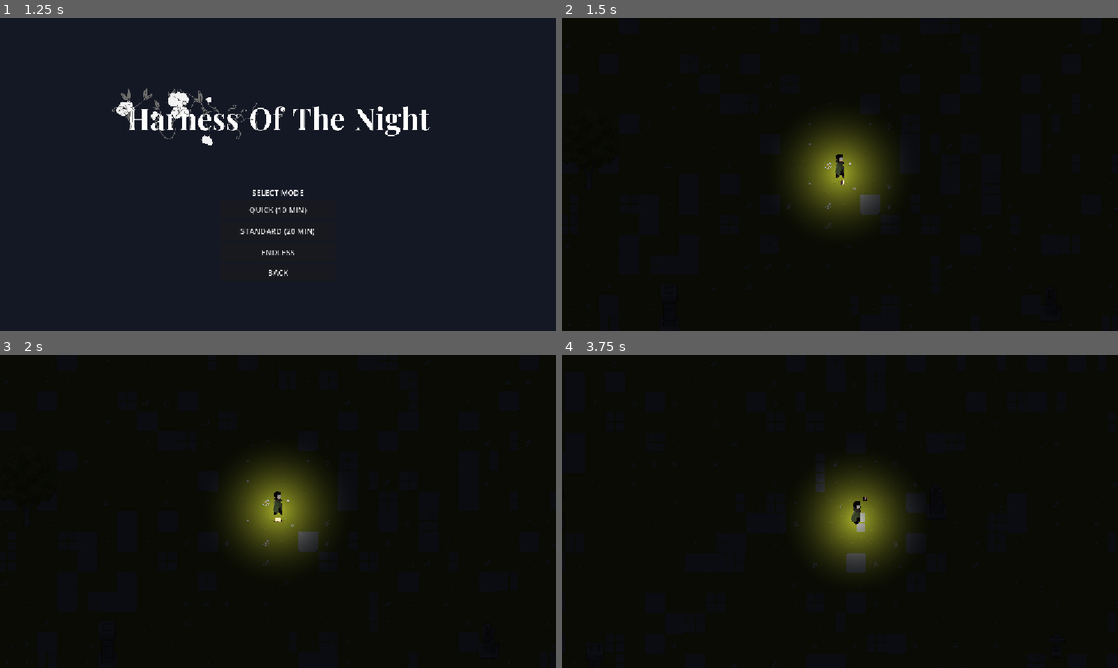
Above: before the commit, frames 1-4 (two rows, left to right).
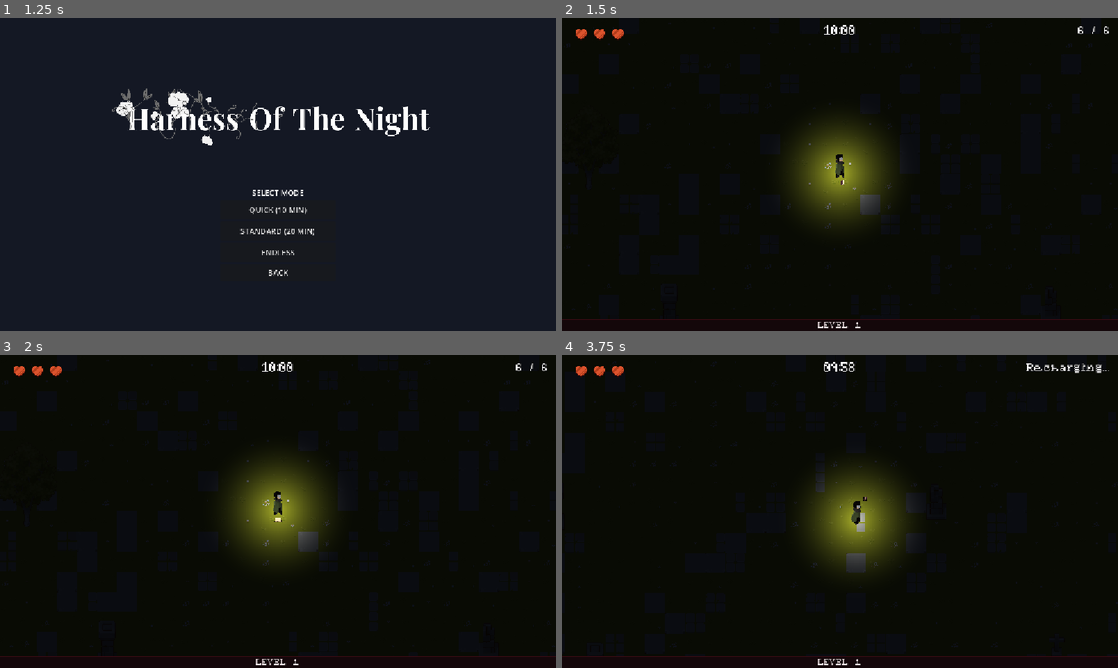
Above: after the commit, the same moments.

Repository: Merchant-Of-Life/Harness-Of-The-Night
Game: Godot game, scene res://ui/main_menu.tscn
The game is run twice, just before and just after one commit, with the same random seed, the same clock (stepped at 60 frames per second) and the same inputs.
Inputs (mouse positions are in pixels of both pictures, inside the frame that each line leads up to):
- Up to frame 1 (1.25 s): click "PLAY" at 0.5 s
- Up to frame 2 (1.5 s): click "QUICK (10 MIN)" at 1.25 s
- Up to frame 3 (2 s): no input
- Up to frame 4 (3.75 s): tap Enter at 2 s; move the mouse to (962, 495) at 2.02 s; press the mouse at (962, 495) at 2.03 s; hold D (move_right) 2.03-2.78 s; move the mouse to (728, 527) at 2.77 s; release the mouse at (728, 527) at 2.78 s; hold S (move_down) 2.78-3.53 s; tap Space (dash) at 2.85 s; move the mouse to (895, 442) at 3.52 s; hold D (move_right) from 3.53 s (still down); tap R (recharge) at 3.6 s

Frame 1 is identical in both runs. In frame 2, 0.6% of the frame differs, in the area x 0-100%, y 2-100%; in frame 3, 0.6%; in frame 4, 0.7%.

Commit message:
Add in-game HUD with hearts, survival timer, ammo counter, and XP bar
- Created ui/hud.tscn (CanvasLayer) and ui/hud.gd isolated from night lighting and camera zoom
- Added top-left 32x32 heart icons that dynamically match max_hp and hide on taking damage
- Added top-center MM:SS survival timer supporting countdown (Quick/Standard) and count-up (Endless) modes
- Added top-right spell counter using MiniCard.ttf that switches to 'Recharging...' in MiniSerif.ttf
- Added full-width crimson XP bar along the bottom edge with centered Level label
- Added starter level and XP variables to scenes/player.gd and instanced HUD in scenes/main.tscn

Diff:
--- a/scenes/main.tscn
+++ b/scenes/main.tscn
@@ -6,6 +6,7 @@
 [ext_resource type="Texture2D" uid="uid://5rlolywanq2r" path="res://assets/tileset/TX Props.png" id="3_o6xl0"]
 [ext_resource type="Texture2D" uid="uid://dyavoukre8206" path="res://assets/tileset/TX Plant.png" id="4_tipki"]
 [ext_resource type="PackedScene" uid="uid://b88snivw0c06i" path="res://scenes/player.tscn" id="6_tefeu"]
+[ext_resource type="PackedScene" uid="uid://ra5m6yaoerio" path="res://ui/hud.tscn" id="7_o6xl0"]
 
 [sub_resource type="TileSetAtlasSource" id="TileSetAtlasSource_85g3d"]
 texture = ExtResource("1_tbgi4")
@@ -326,5 +327,7 @@
 [node name="GameTimer" type="Timer" parent="." unique_id=441170365]
 autostart = true
 
+[node name="HUD" parent="." unique_id=273727191 instance=ExtResource("7_o6xl0")]
+
 [connection signal="timeout" from="SpawnTimer" to="." method="_on_spawn_timer_timeout"]
 [connection signal="timeout" from="GameTimer" to="." method="_on_game_timer_timeout"]
--- a/scenes/player.gd
+++ b/scenes/player.gd
@@ -6,6 +6,9 @@
 var max_hp = 3
 var hp = 3
 var power = 1
+var level = 1
+var current_xp = 0
+var xp_to_next_level = 10
 var is_invulnerable = false
 var is_dead = false
 var is_hit_flashing = false
--- a/scenes/player.tscn
+++ b/scenes/player.tscn
@@ -348,8 +348,7 @@
 position = Vector2(2, -20)
 scale = Vector2(2, 2)
 sprite_frames = SubResource("SpriteFrames_neqau")
-animation = &"hit"
-frame_progress = 0.8083177
+animation = &"idle"
 
 [node name="CollisionShape2D" type="CollisionShape2D" parent="." unique_id=1404218332]
 shape = SubResource("CapsuleShape2D_o6xl0")
--- /dev/null
+++ b/ui/hud.gd
@@ -0,0 +1,72 @@
+extends CanvasLayer
+
+var heart_texture = preload("res://assets/UI/heart.png")
+var mini_card_font = preload("res://assets/fonts/MiniCard.ttf")
+var mini_serif_font = preload("res://assets/fonts/MiniSerif.ttf")
+
+@onready var hearts_container = $HeartsContainer
+@onready var timer_label = $TimerLabel
+@onready var ammo_label = $AmmoLabel
+@onready var xp_bar = $XPBar
+@onready var level_label = $XPBar/LevelLabel
+
+var player = null
+var main = null
+var last_max_hp = 0
+
+func _ready():
+	main = get_parent()
+	player = get_tree().get_first_node_in_group("player")
+	if player != null:
+		setup_hearts()
+
+func _process(_delta):
+	if player == null or main == null:
+		return
+	if player.max_hp != last_max_hp:
+		setup_hearts()
+
+	update_hearts()
+	update_timer()
+	update_ammo()
+	update_xp()
+
+func setup_hearts():
+	last_max_hp = player.max_hp
+	for child in hearts_container.get_children():
+		child.queue_free()
+
+	for i in range(player.max_hp):
+		var heart = TextureRect.new()
+		heart.texture = heart_texture
+		heart.custom_minimum_size = Vector2(32, 32)
+		heart.stretch_mode = TextureRect.STRETCH_KEEP_ASPECT_CENTERED
+		hearts_container.add_child(heart)
+
+func update_hearts():
+	var hearts = hearts_container.get_children()
+	for i in range(hearts.size()):
+		hearts[i].visible = i < player.hp
+
+func update_timer():
+	var display_seconds = 0
+	if GameData.game_mode == "quick" or GameData.game_mode == "standard":
+		display_seconds = main.remaining_seconds
+	else:
+		display_seconds = main.elapsed_seconds
+
+	var minutes = int(display_seconds) / 60
+	var seconds = int(display_seconds) % 60
+	timer_label.text = "%02d:%02d" % [minutes, seconds]
+func update_ammo():
+	if player.is_charging:
+		ammo_label.add_theme_font_override("font", mini_serif_font)
+		ammo_label.text = "Recharging..."
+	else:
+		ammo_label.add_theme_font_override("font", mini_card_font)
+		ammo_label.text = str(player.currect_charges) + " / " + str(player.max_charges)
+
+func update_xp():
+	xp_bar.max_value = player.xp_to_next_level
+	xp_bar.value = player.current_xp
+	level_label.text = "LEVEL " + str(player.level)
--- /dev/null
+++ b/ui/hud.tscn
@@ -0,0 +1,84 @@
+[gd_scene format=3 uid="uid://ra5m6yaoerio"]
+
+[ext_resource type="FontFile" uid="uid://dc04v0tmqpwnb" path="res://assets/fonts/MiniCard.ttf" id="1_276te"]
+[ext_resource type="Script" uid="uid://cte41hqx13lw" path="res://ui/hud.gd" id="1_546lt"]
+[ext_resource type="FontFile" uid="uid://cenjex7vgcjv1" path="res://assets/fonts/MiniSerif.ttf" id="2_546lt"]
+
+[sub_resource type="StyleBoxFlat" id="StyleBoxFlat_neqau"]
+bg_color = Color(0.078431375, 0.02745098, 0.039215688, 1)
+border_width_top = 2
+border_color = Color(0.23921569, 0.047058824, 0.078431375, 1)
+
+[sub_resource type="StyleBoxFlat" id="StyleBoxFlat_ko505"]
+bg_color = Color(0.56078434, 0.043137256, 0.09411765, 1)
+
+[node name="HUD" type="CanvasLayer" unique_id=273727191]
+script = ExtResource("1_546lt")
+
+[node name="HeartsContainer" type="HBoxContainer" parent="." unique_id=1235019315]
+anchors_preset = -1
+anchor_left = 0.5
+anchor_right = 0.5
+offset_left = -552.0
+offset_top = 16.0
+offset_right = -376.0
+offset_bottom = 56.0
+grow_horizontal = 2
+theme_override_constants/separation = 6
+
+[node name="TimerLabel" type="Label" parent="." unique_id=1478946564]
+anchors_preset = -1
+anchor_left = 0.5
+anchor_right = 0.5
+offset_left = -20.0
+offset_top = 14.0
+offset_right = 20.0
+offset_bottom = 46.0
+grow_horizontal = 2
+theme_override_constants/outline_size = 4
+theme_override_fonts/font = ExtResource("1_276te")
+theme_override_font_sizes/font_size = 24
+text = "10:00"
+horizontal_alignment = 1
+
+[node name="AmmoLabel" type="Label" parent="." unique_id=1983367030]
+anchors_preset = -1
+anchor_left = 1.0
+anchor_right = 1.0
+offset_left = -240.0
+offset_top = 16.0
+offset_right = -16.0
+offset_bottom = 44.0
+grow_horizontal = 0
+theme_override_constants/outline_size = 4
+theme_override_fonts/font = ExtResource("1_276te")
+theme_override_font_sizes/font_size = 20
+text = "6 / 6"
+horizontal_alignment = 2
+
+[node name="XPBar" type="ProgressBar" parent="." unique_id=188605037]
+anchors_preset = -1
+anchor_top = 1.0
+anchor_right = 1.0
+anchor_bottom = 1.0
+offset_top = -24.0
+grow_horizontal = 2
+grow_vertical = 0
+theme_override_styles/background = SubResource("StyleBoxFlat_neqau")
+theme_override_styles/fill = SubResource("StyleBoxFlat_ko505")
+show_percentage = false
+
+[node name="LevelLabel" type="Label" parent="XPBar" unique_id=1364382502]
+layout_mode = 1
+anchors_preset = 15
+anchor_right = 1.0
+anchor_bottom = 1.0
+grow_horizontal = 2
+grow_vertical = 2
+theme_override_colors/font_color = Color(0.9607843, 0.9019608, 0.9098039, 1)
+theme_override_constants/outline_size = 4
+theme_override_fonts/font = ExtResource("2_546lt")
+theme_override_font_sizes/font_size = 14
+text = "LEVEL 1"
+horizontal_alignment = 1
+vertical_alignment = 1
Binary file added: assets/UI/heart.png
Not shown, added: assets/UI/heart.png.import
Binary file added: assets/fonts/MiniCard.ttf
Not shown, added: assets/fonts/MiniCard.ttf.import
Binary file added: assets/fonts/MiniSerif.ttf
Not shown, added: assets/fonts/MiniSerif.ttf.import
Not shown, added: ui/hud.gd.uid
